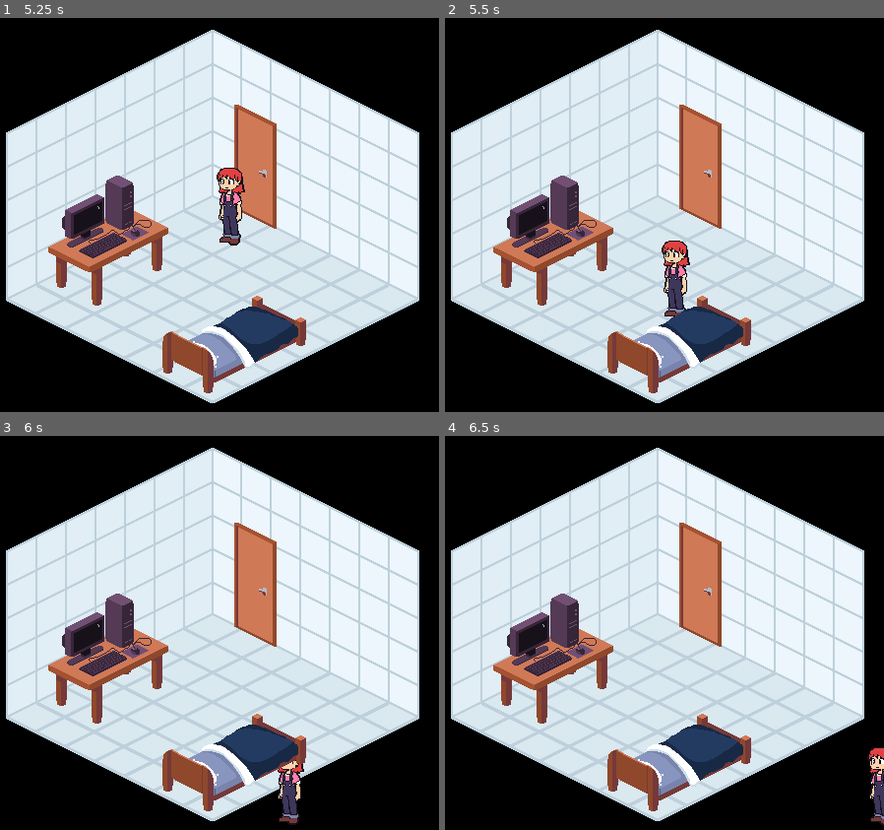
Above: before the commit, frames 1-4 (two rows, left to right).
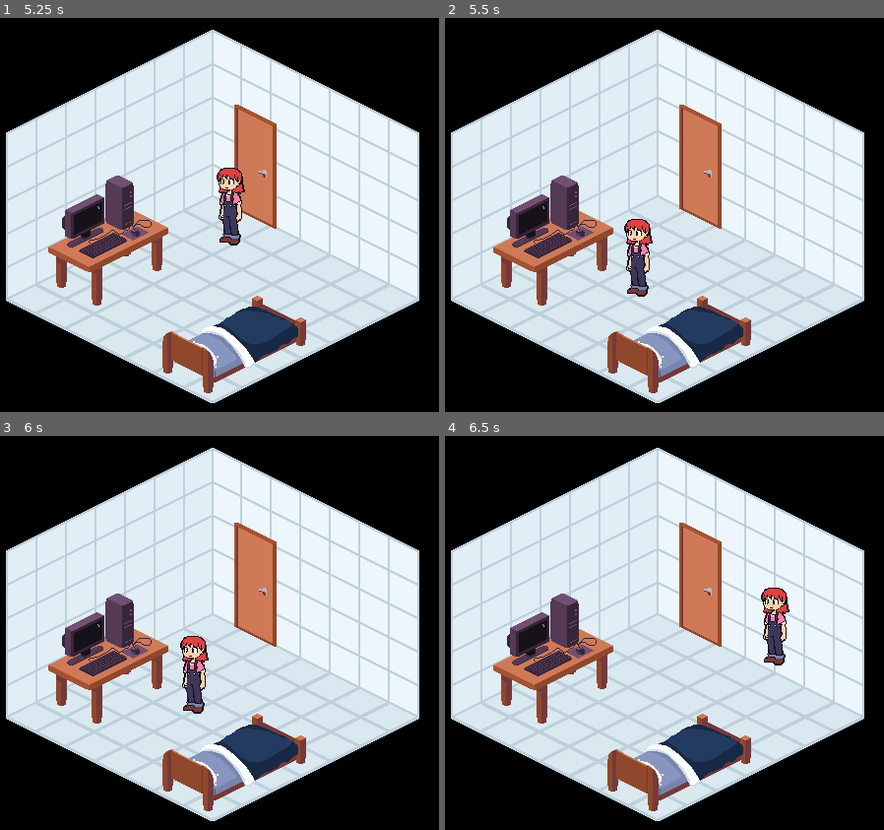
Above: after the commit, the same moments.

Repository: andcolatto/Repository-Santa-Merc-
Game: Godot game, scene res://Scenes/debug.tscn
Two runs of this game, one before a commit and one after it. Both use one fixed random seed, a clock stepped at 60 frames per second and the inputs below.
Inputs:
- Up to frame 1 (5.25 s): tap Enter at 0.5, 2.75, 4.25 s; hold Right (ui_right) 0.53-1.28 s; hold Down (ui_down) 1.28-2.03 s; tap Space at 2, 3.5 s; hold Right (ui_right) 2.03-2.78 s; hold Up (ui_up) 2.78-3.53 s; hold Left (ui_left) 3.53-5.03 s; hold Down (ui_down) from 5.03 s (still down)
- Up to frame 2 (5.5 s): keep holding Down (ui_down)
- Up to frame 3 (6 s): release Down (ui_down) at 5.78 s; hold Right (ui_right) from 5.78 s (still down)
- Up to frame 4 (6.5 s): keep holding Right (ui_right)

Frame 1 is identical in both runs. In frame 2, 1.8% of the frame differs, in the area x 40-56%, y 51-76%; in frame 3, 1.6%; in frame 4, 1.5%.

Commit message:
new collision

Diff:
--- a/Santa Mercê/project/Scenes/debug.tscn
+++ b/Santa Mercê/project/Scenes/debug.tscn
@@ -8,8 +8,8 @@
 [ext_resource type="Texture2D" uid="uid://djoev6aa5lgdn" path="res://Planning sprites/bed placeholder.png" id="5_5mfbk"]
 [ext_resource type="Texture2D" uid="uid://ca2eqb1a7ahmv" path="res://Planning sprites/door placeholder.png" id="6_j2m1g"]
 
-[sub_resource type="CapsuleShape2D" id="CapsuleShape2D_qkn34"]
-height = 48.0
+[sub_resource type="RectangleShape2D" id="RectangleShape2D_fee55"]
+size = Vector2(20, 142.30771)
 
 [sub_resource type="RectangleShape2D" id="RectangleShape2D_edppr"]
 
@@ -34,13 +34,15 @@
 motion_mode = 1
 script = ExtResource("2_fee55")
 
+[node name="Amanda placeholder" type="Sprite2D" parent="Amanda/CharacterBody2D" unique_id=833914404]
+position = Vector2(0, -1)
+texture = ExtResource("2_axs6p")
+offset = Vector2(0, 1)
+
 [node name="HitBox" type="CollisionShape2D" parent="Amanda/CharacterBody2D" unique_id=102753134]
 position = Vector2(0, -1)
-shape = SubResource("CapsuleShape2D_qkn34")
-
-[node name="Amanda placeholder" type="Sprite2D" parent="Amanda/CharacterBody2D/HitBox" unique_id=833914404]
-texture = ExtResource("2_axs6p")
-offset = Vector2(0, 1)
+scale = Vector2(1, 0.52)
+shape = SubResource("RectangleShape2D_fee55")
 
 [node name="CanvasGroup" type="CanvasGroup" parent="Amanda/CharacterBody2D" unique_id=86083422]
 
@@ -80,6 +82,11 @@
 [node name="Sprite2D" type="Sprite2D" parent="Bed" unique_id=1951285871]
 texture = ExtResource("5_5mfbk")
 
+[node name="StaticBody2D" type="StaticBody2D" parent="Bed" unique_id=1314208189]
+
+[node name="CollisionPolygon2D" type="CollisionPolygon2D" parent="Bed/StaticBody2D" unique_id=766590341]
+polygon = PackedVector2Array(61, -101, 153, -52, -30, 45, -127, -2)
+
 [node name="Door" type="Node2D" parent="." unique_id=931465619]
 position = Vector2(275, 151)
 metadata/_edit_group_ = true
